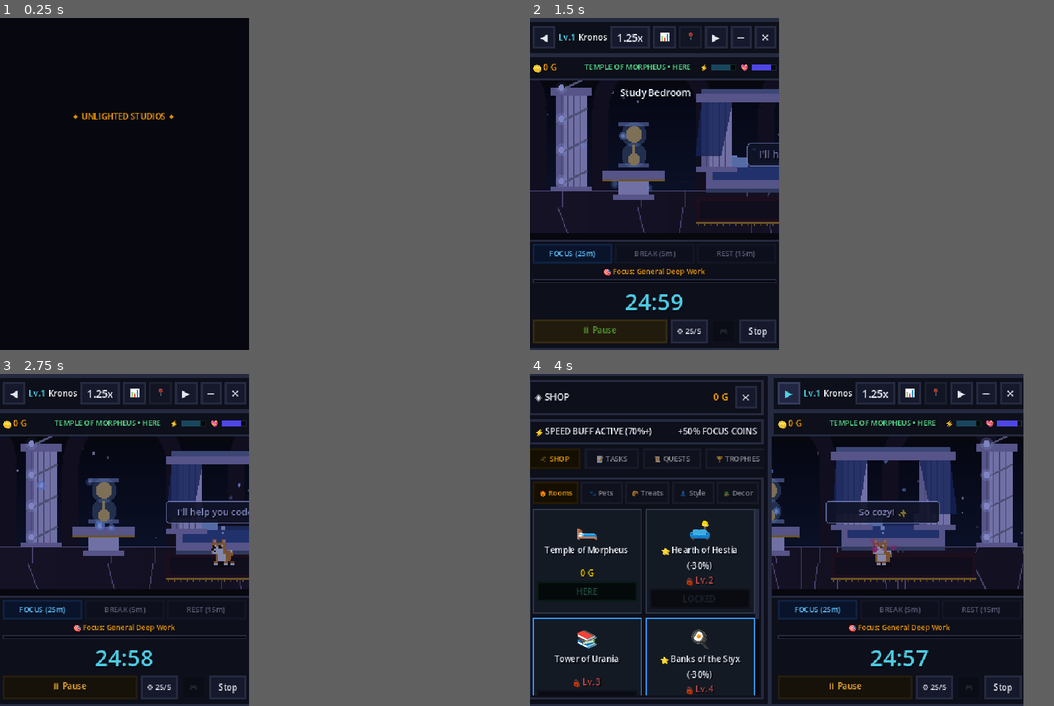
Above: before the commit, frames 1-4 (two rows, left to right).
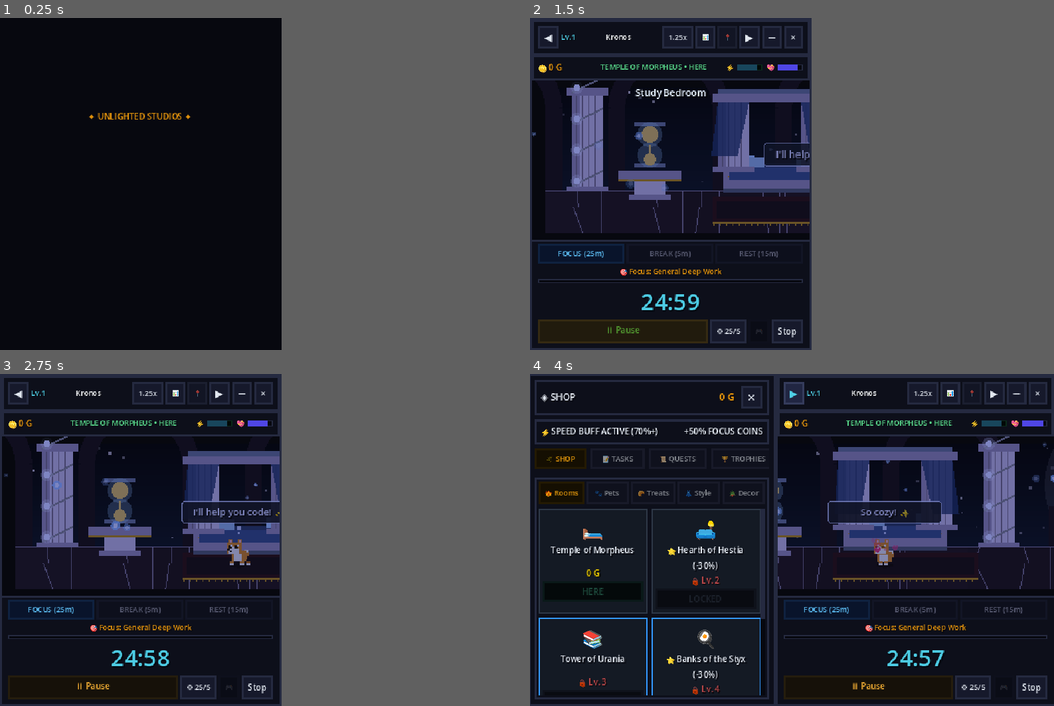
Above: after the commit, the same moments.

Repository: Unlighted01/Kronos
Game: Godot game, scene res://scenes/main/MainWorkspace.tscn
Two runs of this game, one before a commit and one after it. Both use one fixed random seed, a clock stepped at 60 frames per second and the inputs below.
Inputs (mouse positions are in pixels of both pictures, inside the frame that each line leads up to):
- Up to frame 1 (0.25 s): no input
- Up to frame 2 (1.5 s): click "▶ Start" at 0.5 s; click "▶ Start" at 1.25 s
- Up to frame 3 (2.75 s): move the mouse to (178, 523) at 2.02 s; hold Right (ui_right) from 2.03 s (still down); tap P at 2.1 s; click (178, 523) at 2.17 s
- Up to frame 4 (4 s): release Right (ui_right) at 2.75 s; drag from (750, 549) to (640, 606) at 2.77 s; click "◀" at 3.5 s
In our replay, in frame 1 the window is 375x500 before the commit and 424x500 after it. These sizes can differ from the game's own. Grey fills any space a smaller window leaves; there, only what the larger window draws over its background counts as a difference.

The runs differ from the first frame. In frame 1, 0.3% of the frame differs, in the area x 13-37%, y 28-31%; in frame 2, 12%; in frame 3, 12%; in frame 4, 13%, in the area x 0-100%, y 0-100%.

Commit message:
fix(layout): compact header controls and adjust base dimensions to prevent window clipping

Diff:
--- a/kronos-godot/scenes/main/MainWorkspace.tscn
+++ b/kronos-godot/scenes/main/MainWorkspace.tscn
@@ -85,7 +85,7 @@
 layout_mode = 2
 
 [node name="MiddlePanel" type="PanelContainer" parent="MainContainer"]
-custom_minimum_size = Vector2(240, 320)
+custom_minimum_size = Vector2(270, 320)
 layout_mode = 2
 size_flags_vertical = 3
 theme_override_styles/panel = SubResource("StyleBoxFlat_middle_panel")
@@ -95,17 +95,17 @@
 theme_override_constants/separation = 0
 
 [node name="HeaderBar" type="PanelContainer" parent="MainContainer/MiddlePanel/VBox"]
-custom_minimum_size = Vector2(0, 26)
+custom_minimum_size = Vector2(0, 24)
 layout_mode = 2
 mouse_filter = 1
 
 [node name="HBox" type="HBoxContainer" parent="MainContainer/MiddlePanel/VBox/HeaderBar"]
 layout_mode = 2
 mouse_filter = 1
-theme_override_constants/separation = 3
+theme_override_constants/separation = 2
 
 [node name="ToggleLeftButton" type="Button" parent="MainContainer/MiddlePanel/VBox/HeaderBar/HBox"]
-custom_minimum_size = Vector2(22, 20)
+custom_minimum_size = Vector2(18, 18)
 layout_mode = 2
 focus_mode = 0
 mouse_filter = 0
@@ -116,7 +116,7 @@
 layout_mode = 2
 mouse_filter = 2
 theme_override_colors/font_color = Color(0.309804, 0.819608, 0.909804, 1)
-theme_override_font_sizes/font_size = 8
+theme_override_font_sizes/font_size = 7
 text = "Lv.1"
 
 [node name="TitleLabel" type="Label" parent="MainContainer/MiddlePanel/VBox/HeaderBar/HBox"]
@@ -125,38 +125,41 @@
 mouse_filter = 0
 mouse_default_cursor_shape = 13
 theme_override_colors/font_color = Color(0.972549, 0.980392, 0.988235, 1)
-theme_override_font_sizes/font_size = 8
+theme_override_font_sizes/font_size = 7
 text = "Kronos"
 horizontal_alignment = 1
 
 [node name="ScaleButton" type="Button" parent="MainContainer/MiddlePanel/VBox/HeaderBar/HBox"]
-custom_minimum_size = Vector2(24, 20)
-layout_mode = 2
-focus_mode = 0
-mouse_filter = 0
-mouse_default_cursor_shape = 2
+custom_minimum_size = Vector2(20, 18)
+layout_mode = 2
+focus_mode = 0
+mouse_filter = 0
+mouse_default_cursor_shape = 2
+theme_override_font_sizes/font_size = 7
 text = "1x"
 
 [node name="StudioButton" type="Button" parent="MainContainer/MiddlePanel/VBox/HeaderBar/HBox"]
-custom_minimum_size = Vector2(22, 20)
-layout_mode = 2
-focus_mode = 0
-mouse_filter = 0
-mouse_default_cursor_shape = 2
+custom_minimum_size = Vector2(18, 18)
+layout_mode = 2
+focus_mode = 0
+mouse_filter = 0
+mouse_default_cursor_shape = 2
+theme_override_font_sizes/font_size = 7
 tooltip_text = "📊 Open Productivity Studio (Ctrl+D)"
 text = "📊"
 
 [node name="PinButton" type="Button" parent="MainContainer/MiddlePanel/VBox/HeaderBar/HBox"]
 modulate = Color(1, 1, 1, 0.6)
-custom_minimum_size = Vector2(20, 20)
-layout_mode = 2
-focus_mode = 0
-mouse_filter = 0
-mouse_default_cursor_shape = 2
+custom_minimum_size = Vector2(18, 18)
+layout_mode = 2
+focus_mode = 0
+mouse_filter = 0
+mouse_default_cursor_shape = 2
+theme_override_font_sizes/font_size = 7
 text = "📍"
 
 [node name="ToggleRightButton" type="Button" parent="MainContainer/MiddlePanel/VBox/HeaderBar/HBox"]
-custom_minimum_size = Vector2(22, 20)
+custom_minimum_size = Vector2(18, 18)
 layout_mode = 2
 focus_mode = 0
 mouse_filter = 0
@@ -164,7 +167,7 @@
 text = "▶"
 
 [node name="MinimizeButton" type="Button" parent="MainContainer/MiddlePanel/VBox/HeaderBar/HBox"]
-custom_minimum_size = Vector2(20, 20)
+custom_minimum_size = Vector2(18, 18)
 layout_mode = 2
 focus_mode = 0
 mouse_filter = 0
@@ -173,11 +176,12 @@
 text = "—"
 
 [node name="CloseButton" type="Button" parent="MainContainer/MiddlePanel/VBox/HeaderBar/HBox"]
-custom_minimum_size = Vector2(20, 20)
-layout_mode = 2
-focus_mode = 0
-mouse_filter = 0
-mouse_default_cursor_shape = 2
+custom_minimum_size = Vector2(18, 18)
+layout_mode = 2
+focus_mode = 0
+mouse_filter = 0
+mouse_default_cursor_shape = 2
+theme_override_font_sizes/font_size = 7
 text = "✕"
 
 [node name="HUD" type="PanelContainer" parent="MainContainer/MiddlePanel/VBox"]
@@ -247,7 +251,7 @@
 show_percentage = false
 
 [node name="PetSlot" type="Control" parent="MainContainer/MiddlePanel/VBox"]
-custom_minimum_size = Vector2(236, 140)
+custom_minimum_size = Vector2(0, 110)
 layout_mode = 2
 size_flags_vertical = 3
 mouse_filter = 1
@@ -316,31 +320,31 @@
 
 [node name="ActionControls" type="HBoxContainer" parent="MainContainer/MiddlePanel/VBox/TimerDock/DockVBox"]
 layout_mode = 2
-theme_override_constants/separation = 3
+theme_override_constants/separation = 2
 alignment = 1
 
 [node name="PlayPauseButton" type="Button" parent="MainContainer/MiddlePanel/VBox/TimerDock/DockVBox/ActionControls"]
-custom_minimum_size = Vector2(50, 22)
+custom_minimum_size = Vector2(44, 20)
 layout_mode = 2
 size_flags_horizontal = 3
 theme_override_font_sizes/font_size = 8
 text = "▶ Start"
 
 [node name="PresetButton" type="Button" parent="MainContainer/MiddlePanel/VBox/TimerDock/DockVBox/ActionControls"]
-custom_minimum_size = Vector2(36, 22)
+custom_minimum_size = Vector2(30, 20)
 layout_mode = 2
 theme_override_font_sizes/font_size = 7
 tooltip_text = "Click to cycle preset: 25/5 -> 50/10 -> 90/20 -> Flow"
 text = "⚙ 25/5"
 
 [node name="MinigameButton" type="Button" parent="MainContainer/MiddlePanel/VBox/TimerDock/DockVBox/ActionControls"]
-custom_minimum_size = Vector2(24, 22)
+custom_minimum_size = Vector2(20, 20)
 layout_mode = 2
 theme_override_font_sizes/font_size = 8
 text = "🎮"
 
 [node name="ResetButton" type="Button" parent="MainContainer/MiddlePanel/VBox/TimerDock/DockVBox/ActionControls"]
-custom_minimum_size = Vector2(36, 22)
+custom_minimum_size = Vector2(30, 20)
 layout_mode = 2
 theme_override_font_sizes/font_size = 8
 text = "↺ Reset"
--- a/kronos-godot/scenes/main/WindowController.gd
+++ b/kronos-godot/scenes/main/WindowController.gd
@@ -8,7 +8,7 @@
 # ==============================================================================
 # 📐 CONSTANTS & BASE DIMENSIONS (1x scale)
 # ==============================================================================
-const BASE_MIDDLE_WIDTH: int = 240
+const BASE_MIDDLE_WIDTH: int = 270
 const BASE_LEFT_WIDTH: int = 235
 const BASE_RIGHT_WIDTH: int = 200
 const BASE_HEIGHT: int = 320
@@ -59,7 +59,7 @@
 # ==============================================================================
 # 📊 INTERNAL STATE
 # ==============================================================================
-var studio_window: ProductivityStudio = null
+var studio_window: Window = null
 var current_scale_index: int = 0 # 0 -> 1.25x (Default), 1 -> 1.5x, 2 -> 2.0x
 var is_pinned: bool = false
 var is_position_locked: bool = false
@@ -112,11 +112,7 @@
 	if right_panel_container:
 		right_panel_container.visible = is_right_open
 
-	# Instantiate Productivity Studio Window
-	var studio_scene = load("res://scenes/productivity/ProductivityStudio.tscn")
-	if studio_scene:
-		studio_window = studio_scene.instantiate() as ProductivityStudio
-		add_child(studio_window)
+	# Productivity Studio Window is created lazily on first open
 
 func _connect_signals() -> void:
 	# Header Dragging on HeaderBar and Title Label
@@ -493,7 +489,16 @@
 	var short_name = preset.get("short_name", "25/5")
 	preset_btn.text = "⚙ %s" % short_name
 
+func _ensure_studio_window() -> void:
+	if studio_window:
+		return
+	var studio_scene = load("res://scenes/productivity/ProductivityStudio.tscn")
+	if studio_scene:
+		studio_window = studio_scene.instantiate() as Window
+		add_child(studio_window)
+
 func toggle_productivity_studio(tab: String = "dtr") -> void:
+	_ensure_studio_window()
 	if not studio_window:
 		return
 	if studio_window.visible:
@@ -502,6 +507,7 @@
 		open_productivity_studio(tab)
 
 func open_productivity_studio(tab: String = "dtr") -> void:
+	_ensure_studio_window()
 	if not studio_window:
 		return
 	if not studio_window.visible:
